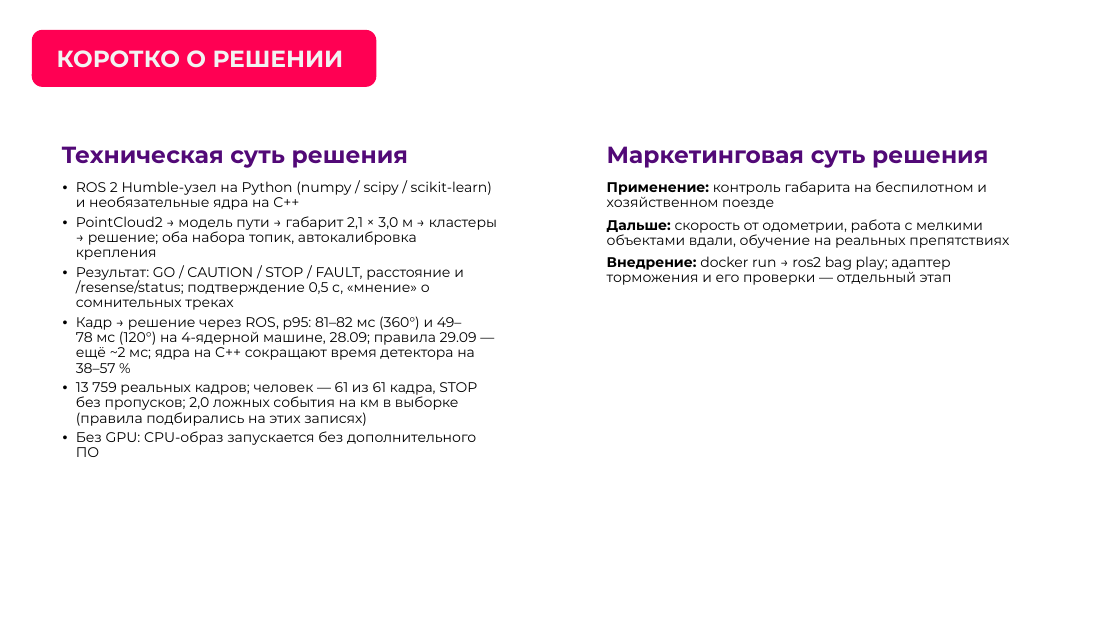
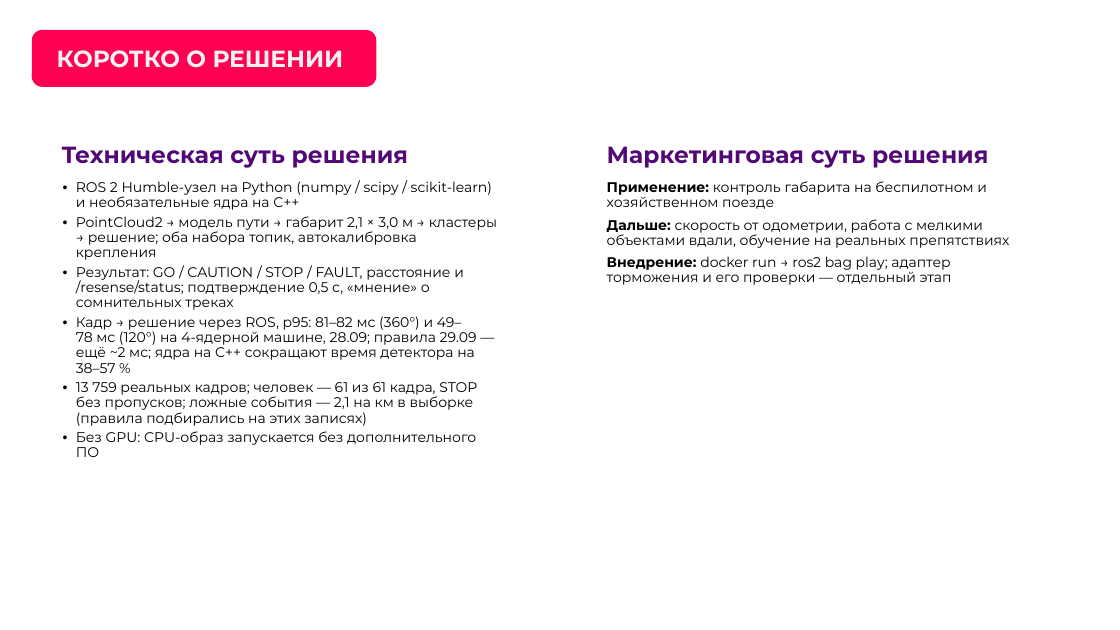
Before and after one commit to pmixay/ReSense, a slide deck: slide 5 of docs/presentation/ReSense_LCT2026.pptx. Drawn at 1120x630 pixels with LibreOffice and Linux fonts; fonts in the diff are those of the drawing; background and template pictures are left out. Boxes give left, top, right and bottom in pixels: in the first picture for what was removed or moved away, otherwise in the second. Text is boxed around its words. In the diff, an @@ line names an element or a change of style, - is before the commit and + after.

```diff
--- a/docs/presentation/ReSense_LCT2026.pptx
+++ b/docs/presentation/ReSense_LCT2026.pptx
@@ text at [76, 382, 477, 426]: text changed @@
-• 13 759 реальных кадров; человек — 61 из 61 кадра, STOP без пропусков; 2,0 ложных события на км в выборке (правила подбирались на этих записях)
+• 13 759 реальных кадров; человек — 61 из 61 кадра, STOP без пропусков; ложные события — 2,1 на км в выборке (правила подбирались на этих записях)
```
Also in this commit, not shown: 11 other slides changed, 2 other files.
